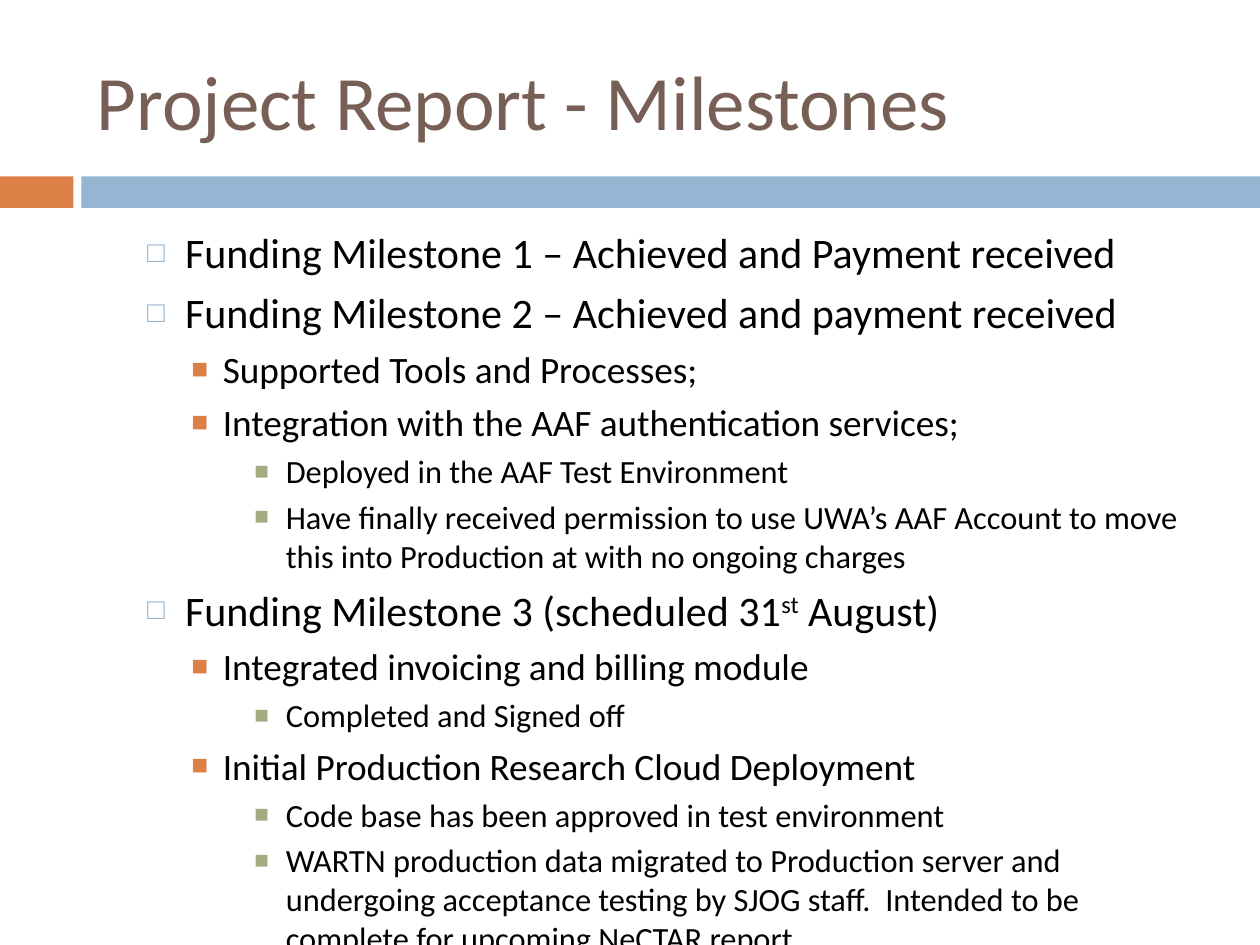
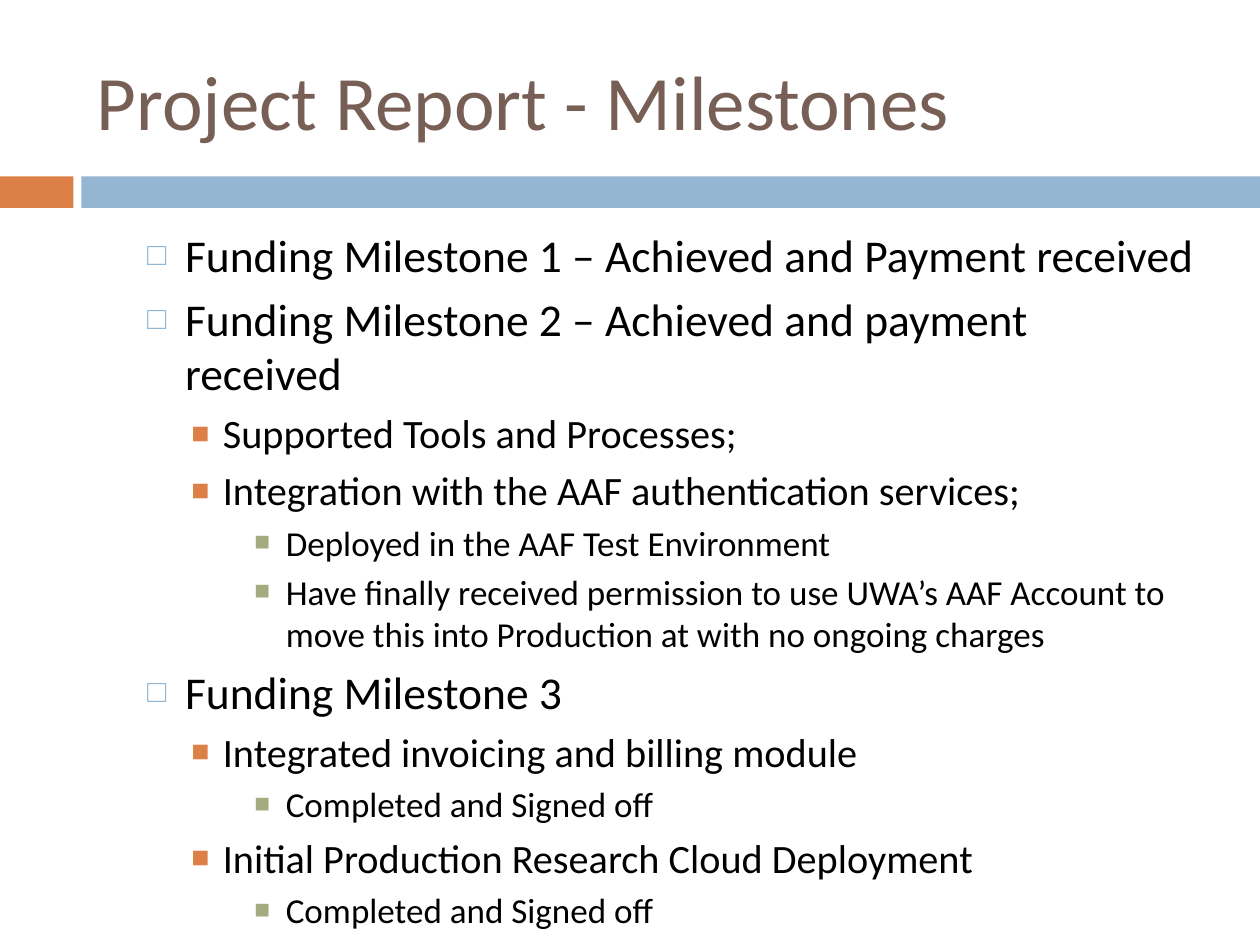
Before and after one commit to tranaweera/ark-informatics, a slide deck: slide 4 of ARK/trunk/usefulTools/TestFilesAndDocuments/steering committee/NeCTAR/Steering Committee Meetings/Steering Committee Meeting June_2013.pptx. Drawn at 1260x945 pixels with LibreOffice and Linux fonts; fonts in the diff are those of the drawing. Boxes give left, top, right and bottom in pixels: in the first picture for what was removed or moved away, otherwise in the second. Text is boxed around its words. In the diff, an @@ line names an element or a change of style, - is before the commit and + after.

```diff
--- a/ARK/trunk/usefulTools/TestFilesAndDocuments/steering committee/NeCTAR/Steering Committee Meetings/Steering Committee Meeting June_2013.pptx
+++ b/ARK/trunk/usefulTools/TestFilesAndDocuments/steering committee/NeCTAR/Steering Committee Meetings/Steering Committee Meeting June_2013.pptx
@@ text at bbox=[185, 240, 1193, 880]: size 24.1 to 26 pt in "Funding Milestone 1 – Achieved and Payment ...", "Funding Milestone 2 – Achieved and payment ..."; size 21.3 to 23 pt in "Supported Tools and Processes;", "Integration with the AAF authentication services;", "Integrated invoicing and billing module", "Initial Production Research Cloud Deployment"; size 18.5 to 20 pt in "Deployed in the AAF Test Environment", "Have finally received permission to use UWA’s ...", "Completed and Signed off" @@
@@ text at bbox=[185, 677, 562, 717]: text changed; size 24.1 to 26 pt @@
-  □ Funding Milestone 3 (scheduled 31st August)
+  □ Funding Milestone 3
@@ text at bbox=[286, 898, 653, 929]: text changed; size 18.5 to 20 pt @@
-      ■ Code base has been approved in test environment
-      ■ WARTN production data migrated to Production server and undergoing acceptance testing by SJOG staff. Intended to be complete for upcoming NeCTAR report.
+      ■ Completed and Signed off
```
Also in this commit, not shown: 6 other slides changed, 2 slides added, 1 slide removed.
